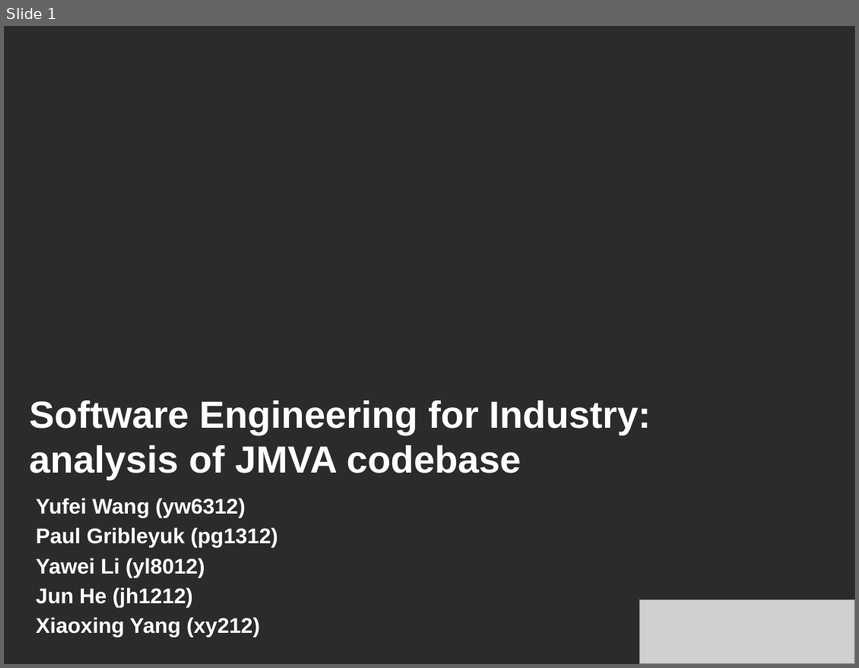
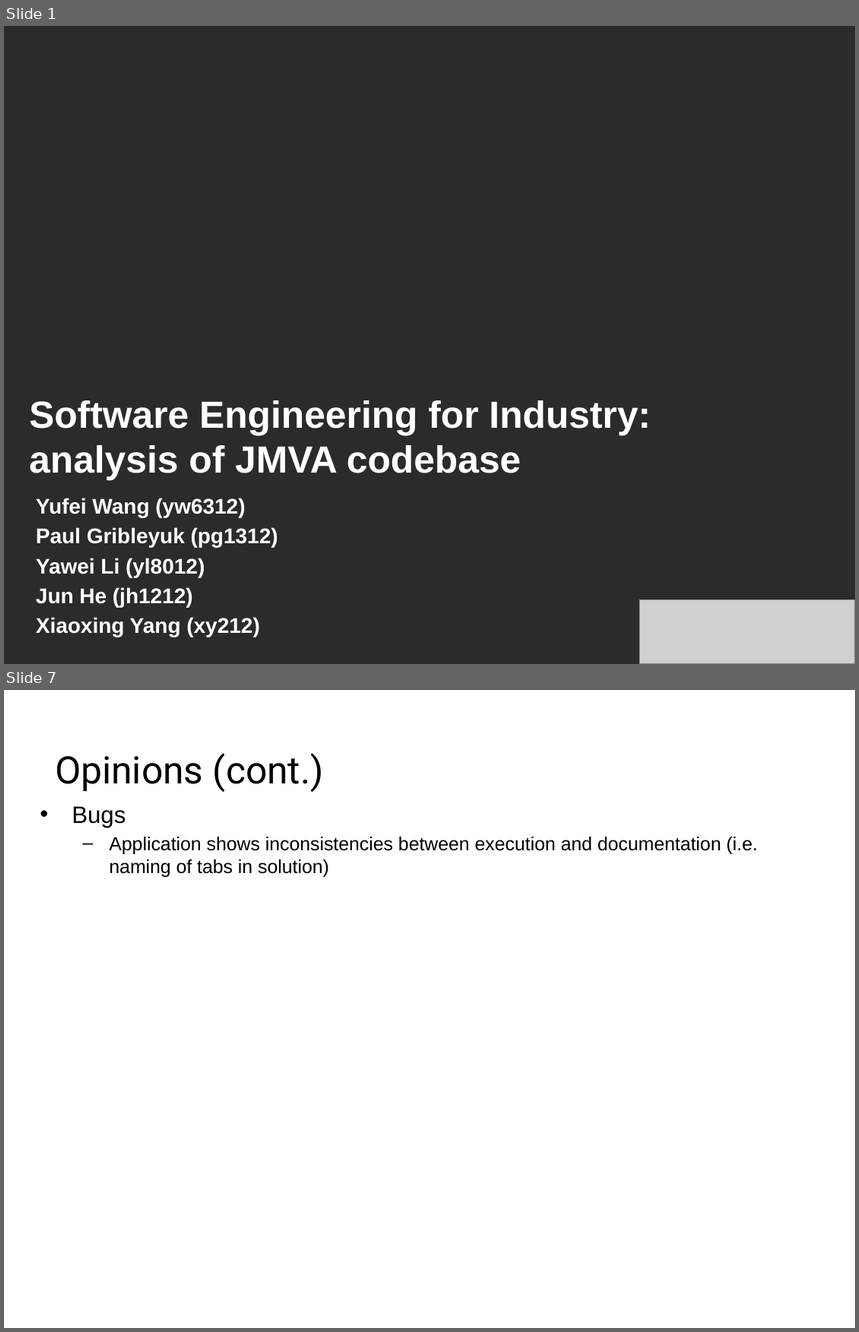
Before and after one commit to pavelgrib/SE_CW1, a slide deck: jmva_presentation.pptx. Shown one above the other, each under a label of ours: slide 1 before the commit, slides 1 and 7 after it; the slides between them are not shown. The pictures are 859x668 and 859x1332 pixels, drawn with LibreOffice and Linux fonts; fonts in the diff are those of the drawing; grey boxes stand for pictures; background and template pictures are left out; a plain dark background stands for a picture behind light text. Boxes give left, top, right and bottom in pixels: in the first picture for what was removed or moved away, otherwise in the second. Text is boxed around its words. In the diff, an @@ line names an element or a change of style, - is before the commit and + after.

```diff
--- a/jmva_presentation.pptx
+++ b/jmva_presentation.pptx
@@ slide 7 added at (4, 690, 855, 1328), background picture (left out) @@
@@ title added at (55, 753, 324, 792), 32 pt, text #000000 @@
+Opinions (cont.)
@@ text added at (72, 806, 758, 877), 16 pt, text #000000 @@
+• Bugs
+  – Application shows inconsistencies between execution and documentation (i.e. naming of tabs in solution)
```
Also in this commit, not shown: 2 slides changed, 3 other slides added, 1 slide removed, 4 other files.
